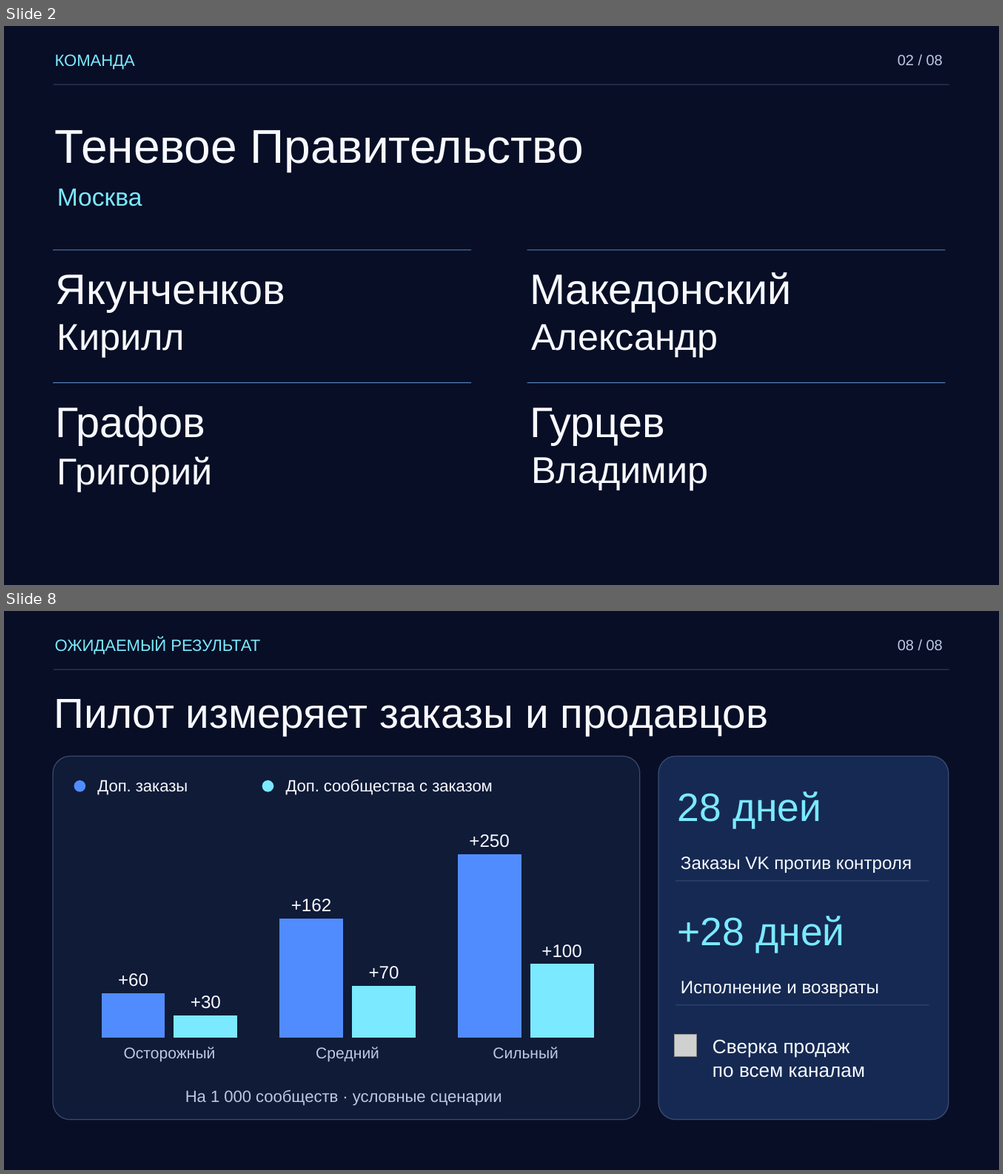
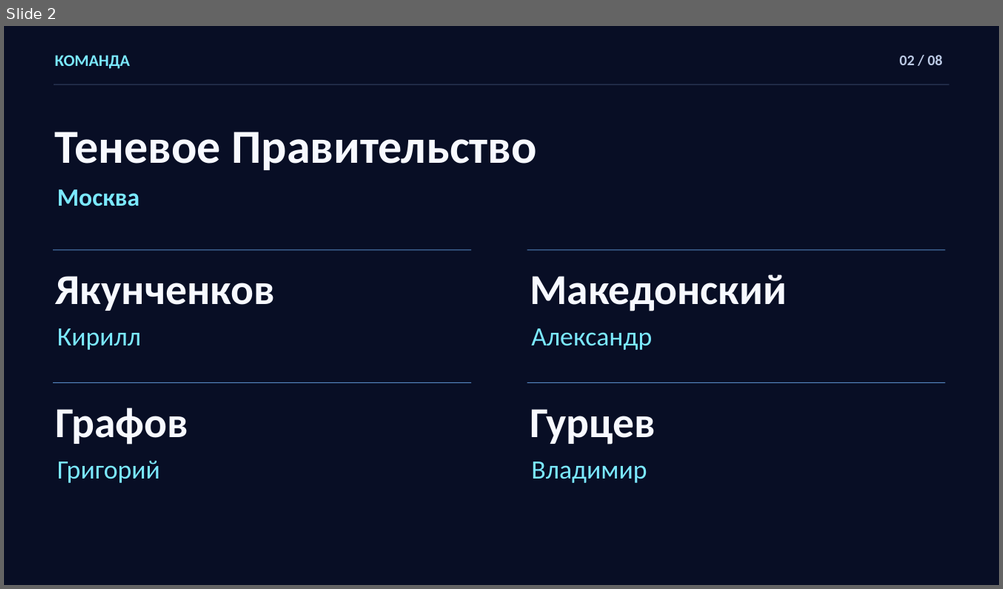
Before and after one commit to Shadovv-Government/vs_case_champ, a slide deck: presentation/Теневое Правительство_strategy_msk.pptx. Shown one above the other, each under a label of ours: slides 2 and 8 before the commit, slide 2 after it; the slides between them are not shown. The pictures are 1003x1174 and 1003x589 pixels, drawn with LibreOffice and Linux fonts; fonts in the diff are those of the drawing; grey boxes stand for pictures; background and template pictures are left out. Boxes give left, top, right and bottom in pixels: in the first picture for what was removed or moved away, otherwise in the second. Text is boxed around its words. In the diff, an @@ line names an element or a change of style, - is before the commit and + after.

Commit message:
Завершить презентацию, аналитический отчёт и расчёты «VK Заказ рядом» для VK Case Champ 2026
Вычитать и сверстать восемь слайдов, обновить редактируемый PowerPoint с пятью диаграммами и заметки к защите. Собрать PDF с поиском по тексту и закладками.

Добавить аналитический отчёт с формулами, источниками, экономикой и планом пилота. Оформить использование ИИ кратким примечанием к методике, синхронизировать отдельное приложение и обновить инструкцию по подаче.

Пересчитать товарные сегменты по исходному XLSX, разделить источники открытий карточек и зафиксировать расхождение сводного и категорийного числа заказов. Уточнить роль Маркета в поиске и рекомендациях и путь заказа через Магазин сообщества.

Описать два теста для заказа из чата и товарных публикаций, резервный сценарий подключения чекаута, размер выборки и критерии продолжения. Пересчитать окупаемость сервиса сверки оплат и возвратов и чувствительность к доле подключившихся.

Обновить ноутбуки анализа данных и бенчмарков, таблицу платежей и конспект Q&A. Синхронизировать генераторы расчётов и сборку презентации, диаграмм и отчёта.

```diff
--- a/presentation/Теневое Правительство_strategy_msk.pptx
+++ b/presentation/Теневое Правительство_strategy_msk.pptx
@@ slide 8 removed at (4,611,999,1170), background picture (left out) @@
@@ rectangle removed at (4,611,999,1170) @@
@@ text removed at (55,638,260,655) @@
-ОЖИДАЕМЫЙ РЕЗУЛЬТАТ
@@ text removed at (897,640,942,650) @@
-08 / 08
@@ rectangle removed at (54,669,949,670) @@
@@ text removed at (54,699,768,735) @@
-Пилот измеряет заказы и продавцов
@@ rounded rectangle removed at (54,757,640,1121) @@
@@ rounded rectangle removed at (658,757,948,1121) @@
@@ ellipse removed at (74,780,86,792) @@
@@ text removed at (97,780,188,795) @@
-Доп. заказы
@@ ellipse removed at (262,780,274,792) @@
@@ text removed at (286,780,492,795) @@
-Доп. сообщества с заказом
@@ text removed at (677,792,821,829) @@
-28 дней
@@ column chart removed at (70,817,626,1067) @@
-categories: Осторожный, Средний, Сильный
-Series 1: 60, 162, 250
-Series 2: 30, 70, 100
@@ text removed at (680,857,911,873) @@
-Заказы VK против контроля
@@ rectangle removed at (675,880,929,881) @@
@@ text removed at (677,916,844,954) @@
-+28 дней
@@ text removed at (680,981,879,997) @@
-Исполнение и возвраты
@@ rectangle removed at (675,1005,929,1005) @@
@@ picture removed at (674,1035,697,1057) @@
@@ text removed at (712,1039,865,1078) @@
-Сверка продаж
-по всем каналам
@@ text removed at (185,1091,502,1106) @@
-На 1 000 сообществ · условные сценарии
@@ slide 2 changed as well @@
@@ font Arial to Calibri, bold on in 8 elements at (55,55,130,69), (899,55,942,65), (55,132,537,170), (57,190,139,207), (56,276,275,311), (529,275,786,312), (56,408,189,445), (529,409,655,445) @@
@@ size 36 to 25.5 pt, font Arial to Calibri, text colour #F7F9FF to #7BE9FF in 4 elements at (57,329,141,350), (531,329,652,350), (531,462,646,483), (57,461,160,483) @@
```
Also in this commit, not shown: 6 other slides changed, 1 slide added, 28 other files.
